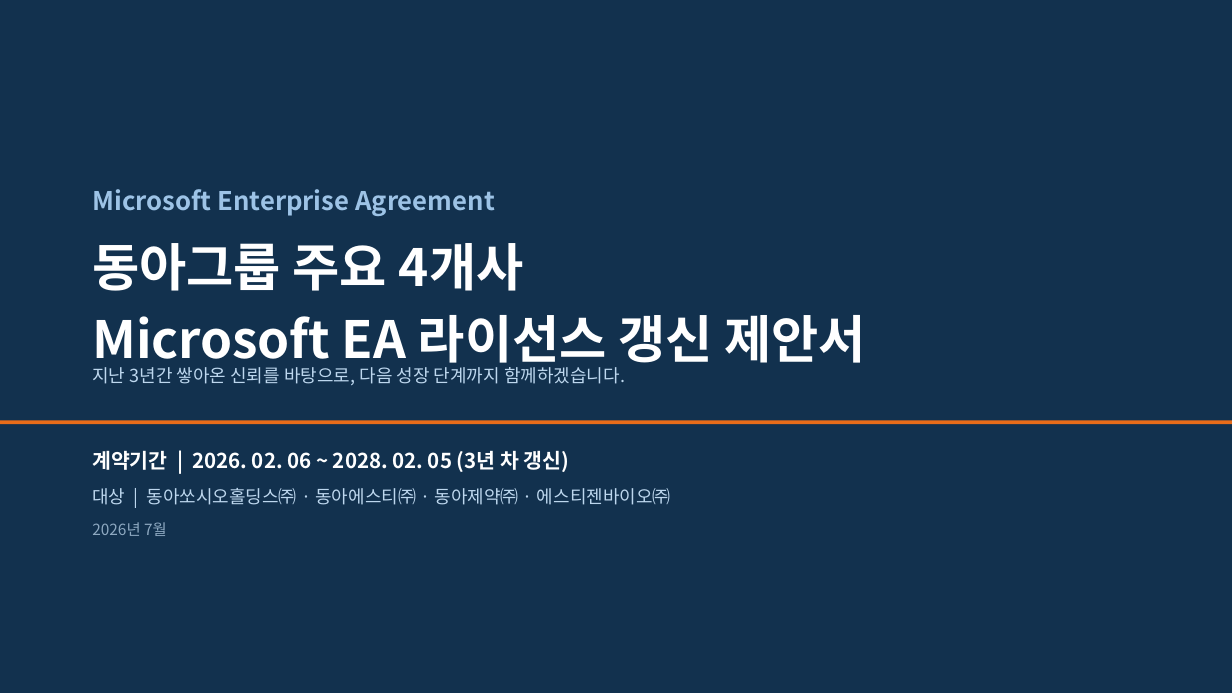
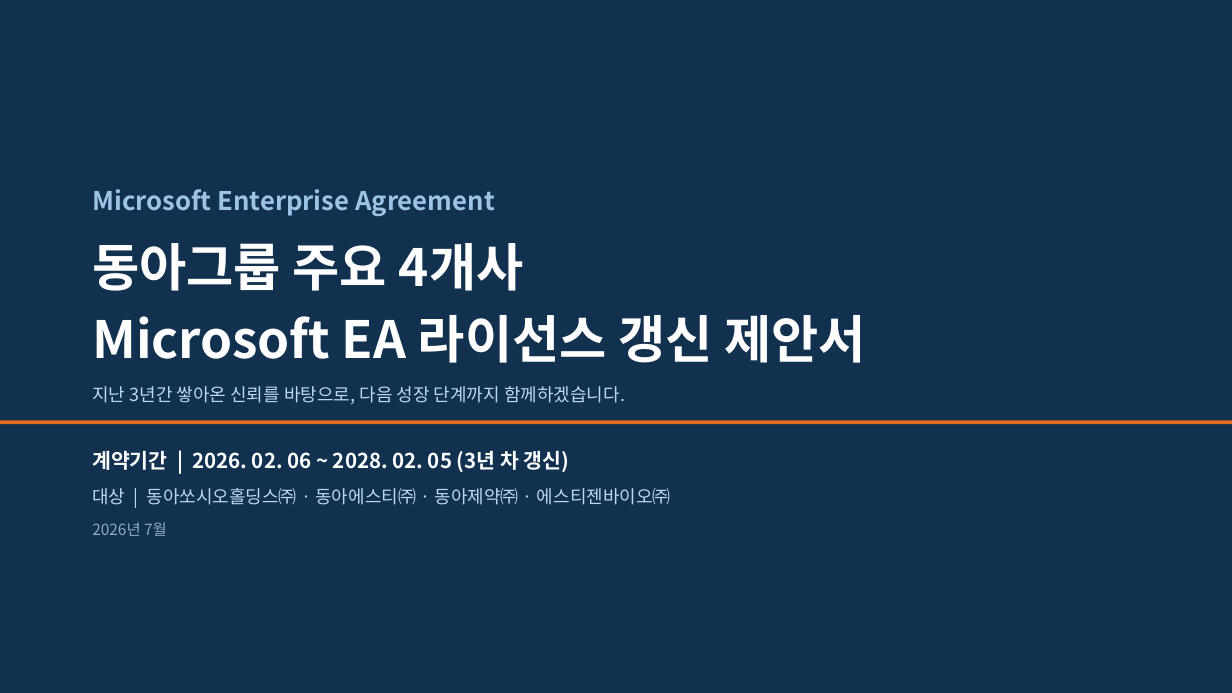
Before and after one commit to mss881024-dev/first-project, a slide deck: slide 1 of docs/ea-renewal-proposal/동아그룹_Microsoft_EA_갱신제안서_2026.pptx. Drawn at 1232x693 pixels with LibreOffice and Linux fonts; fonts in the diff are those of the drawing. Boxes give left, top, right and bottom in pixels: in the first picture for what was removed or moved away, otherwise in the second. Text is boxed around its words. In the diff, an @@ line names an element or a change of style, - is before the commit and + after.

```diff
--- a/docs/ea-renewal-proposal/동아그룹_Microsoft_EA_갱신제안서_2026.pptx
+++ b/docs/ea-renewal-proposal/동아그룹_Microsoft_EA_갱신제안서_2026.pptx
@@ text "지난 3년간 쌓아온 신뢰를 바탕으로, ...": place and size @@
-text "지난 3년간 쌓아온 신뢰를 바탕으로, ..." at bbox=[92, 367, 625, 385]
+text "지난 3년간 쌓아온 신뢰를 바탕으로, ..." at bbox=[92, 386, 625, 404]
```
Also in this commit, not shown: 1 other slide changed, 1 other file.
